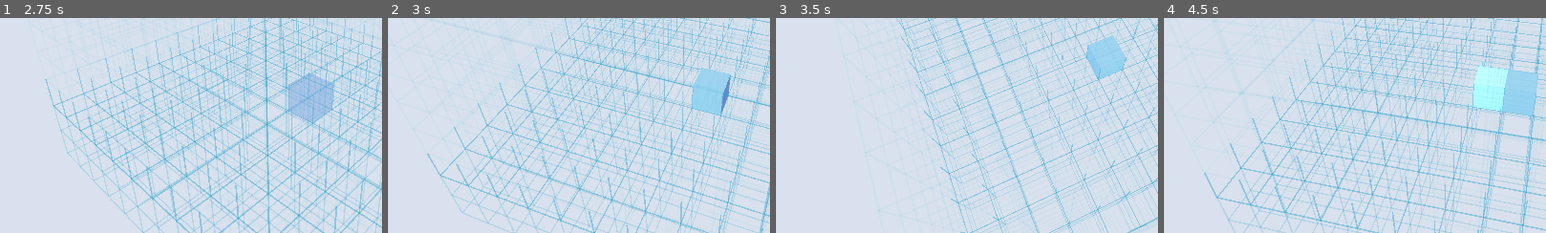
Above: before the commit, frames 1-4 (left to right).
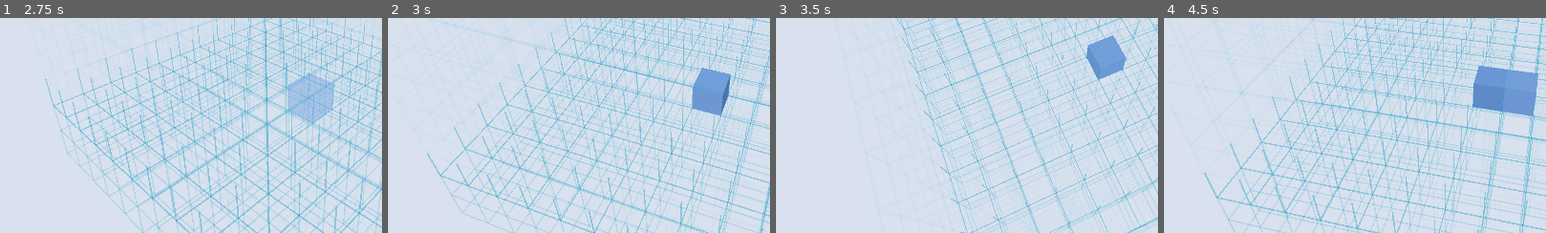
Above: after the commit, the same moments.

Repository: AkitaAttribute/SpaceMinerGame
Game: Godot game, scene res://main.tscn
Same seed, same stepped clock (60 frames per second), same inputs: the game is played once before the commit and once after it.
Inputs (mouse positions are % of the whole screen's width and height, from its top left):
- Up to frame 1 (2.75 s): click "⚙" at 0.5 s; click "Resume" at 1.25 s; tap Enter at 2 s; move the mouse to (72, 45) at 2.02 s; hold D (builder_right) from 2.03 s (still down); hold Q (level_down) from 2.03 s (still down); click (72, 45) at 2.17 s
- Up to frame 2 (3 s): release D (builder_right) at 2.75 s; release Q (level_down) at 2.75 s; tap Space (place_part) at 2.75 s; drag from (30, 55) to (45, 70) at 2.77 s
- Up to frame 3 (3.5 s): no input
- Up to frame 4 (4.5 s): tap Enter at 3.5 s; move the mouse to (60, 28) at 3.52 s; hold D (builder_right) 3.53-4.25 s; hold . (part_next) 3.53-4.25 s; tap Space (place_part) at 4.25 s; drag from (45, 70) to (20, 35) at 4.27 s
The pictures show only the part of the screen within x 12-62%, y 43-93%; the shares and areas given below are measured in that part.

Frame 1 is identical in both runs. In frame 2, 1.7% of the frame differs, in the area x 79-90%, y 23-46%; in frame 3, 1.4%; in frame 4, 3.2%, in the area x 80-98%, y 22-46%.

Commit message:
Use neutral shadow-free editor lighting

Diff:
--- a/scripts/main.gd
+++ b/scripts/main.gd
@@ -85,22 +85,18 @@
     environment.background_mode = Environment.BG_COLOR
     environment.ambient_light_source = Environment.AMBIENT_SOURCE_COLOR
     environment.ambient_light_color = Color(0.72, 0.79, 0.92)
-    environment.ambient_light_energy = 0.72
+    environment.ambient_light_energy = 0.24
     environment.tonemap_mode = Environment.TONE_MAPPER_FILMIC
     world_environment.environment = environment
     add_child(world_environment)
 
     var key_light := DirectionalLight3D.new()
     key_light.rotation_degrees = Vector3(-48.0, -32.0, 0.0)
-    key_light.light_energy = 1.15
-    key_light.shadow_enabled = true
+    key_light.light_energy = 0.95
+    # Construction mode deliberately uses shadow-free lighting. Geometry should
+    # remain readable while orbiting without dark cast shadows obscuring cells.
+    key_light.shadow_enabled = false
     add_child(key_light)
-
-    var fill_light := OmniLight3D.new()
-    fill_light.position = Vector3(-5.0, 5.0, 5.0)
-    fill_light.omni_range = 20.0
-    fill_light.light_energy = 1.4
-    add_child(fill_light)
 
 func _build_scene_nodes() -> void:
     grid_root = Node3D.new()
